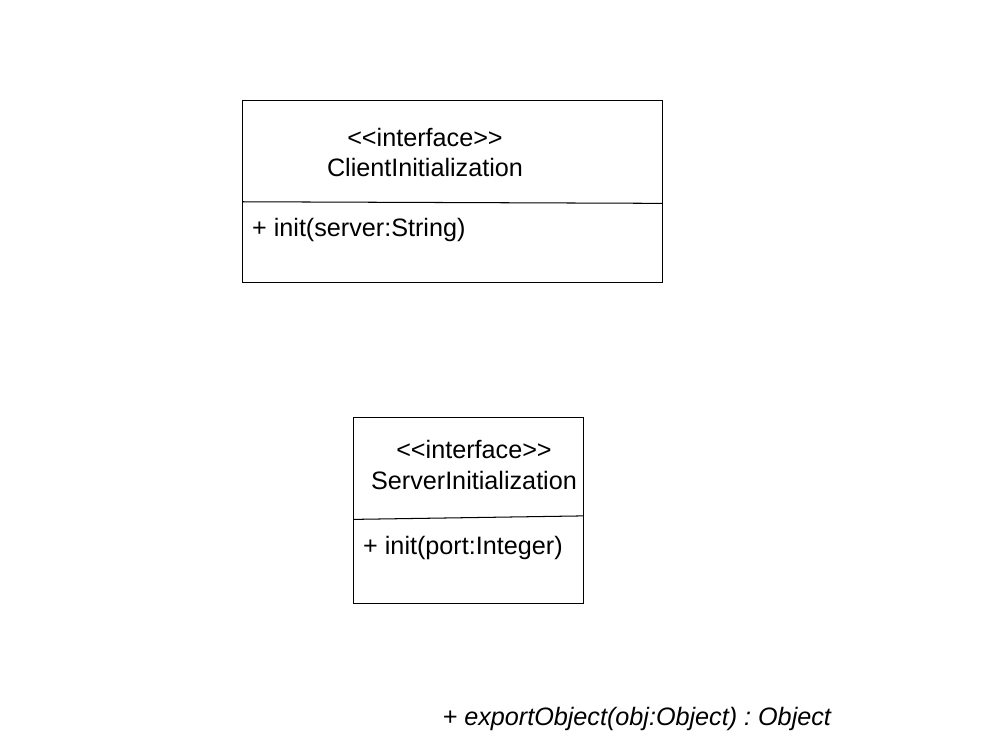
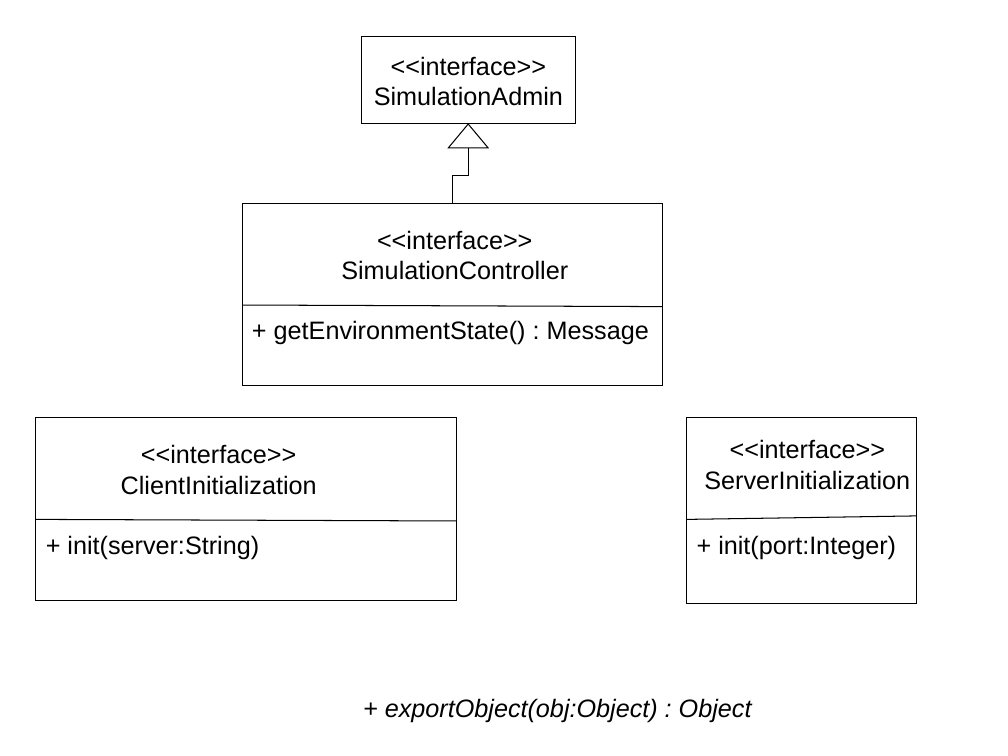
Before and after one commit to krishprince/rollerslam, a slide deck: slide 8 of docs/UML.ppt. Drawn at 1008x756 pixels with LibreOffice and Linux fonts; fonts in the diff are those of the drawing. Boxes give left, top, right and bottom in pixels: in the first picture for what was removed or moved away, otherwise in the second. Text is boxed around its words. In the diff, an @@ line names an element or a change of style, - is before the commit and + after.

```diff
--- a/docs/UML.ppt
+++ b/docs/UML.ppt
@@ rectangle added at bbox=[361, 36, 576, 124], fill #FFFFFF, outline #000000 0.74 pt, 18 pt, text #000000 @@
+<<interface>>
+SimulationAdmin
@@ triangle added at bbox=[449, 124, 488, 148], fill #FFFFFF, outline #000000 0.74 pt @@
@@ elbow line added from (469, 148) to (453, 204), #000000 0.74 pt @@
@@ rectangle: place and size @@
-rectangle at bbox=[242, 100, 662, 282]
+rectangle at bbox=[242, 204, 662, 386]
@@ text added at bbox=[341, 230, 568, 280], 18 pt, text #000000 @@
+<<interface>>
+SimulationController
@@ line moved from (242, 202) - (662, 204) to (242, 305) - (662, 306) @@
@@ text added at bbox=[274, 320, 649, 345], 18 pt, text #000000 @@
++ getEnvironmentState() : Message
@@ rectangle added at bbox=[35, 417, 456, 600], fill #FFFFFF, outline #000000 0.74 pt @@
@@ text "<<interface>>": place and size @@
-text "<<interface>>" at bbox=[327, 127, 523, 177]
+text "<<interface>>" at bbox=[121, 444, 317, 495]
@@ line added from (35, 519) to (457, 521), #000000 0.74 pt @@
@@ text "+ init(server:String)": place and size @@
-text "+ init(server:String)" at bbox=[274, 217, 466, 242]
+text "+ init(server:String)" at bbox=[67, 535, 259, 559]
@@ 2 texts, 1 rectangle, 1 line: place and size @@
-2 texts, 1 rectangle, 1 line at bbox=[353, 417, 584, 603]
+2 texts, 1 rectangle, 1 line at bbox=[686, 417, 916, 603]
@@ text "+ exportObject(obj:Object) : Object": place and size @@
-text "+ exportObject(obj:Object) : Object" at bbox=[464, 706, 831, 731]
+text "+ exportObject(obj:Object) : Object" at bbox=[385, 698, 752, 723]
```
Also in this commit, not shown: 2 other slides changed.
